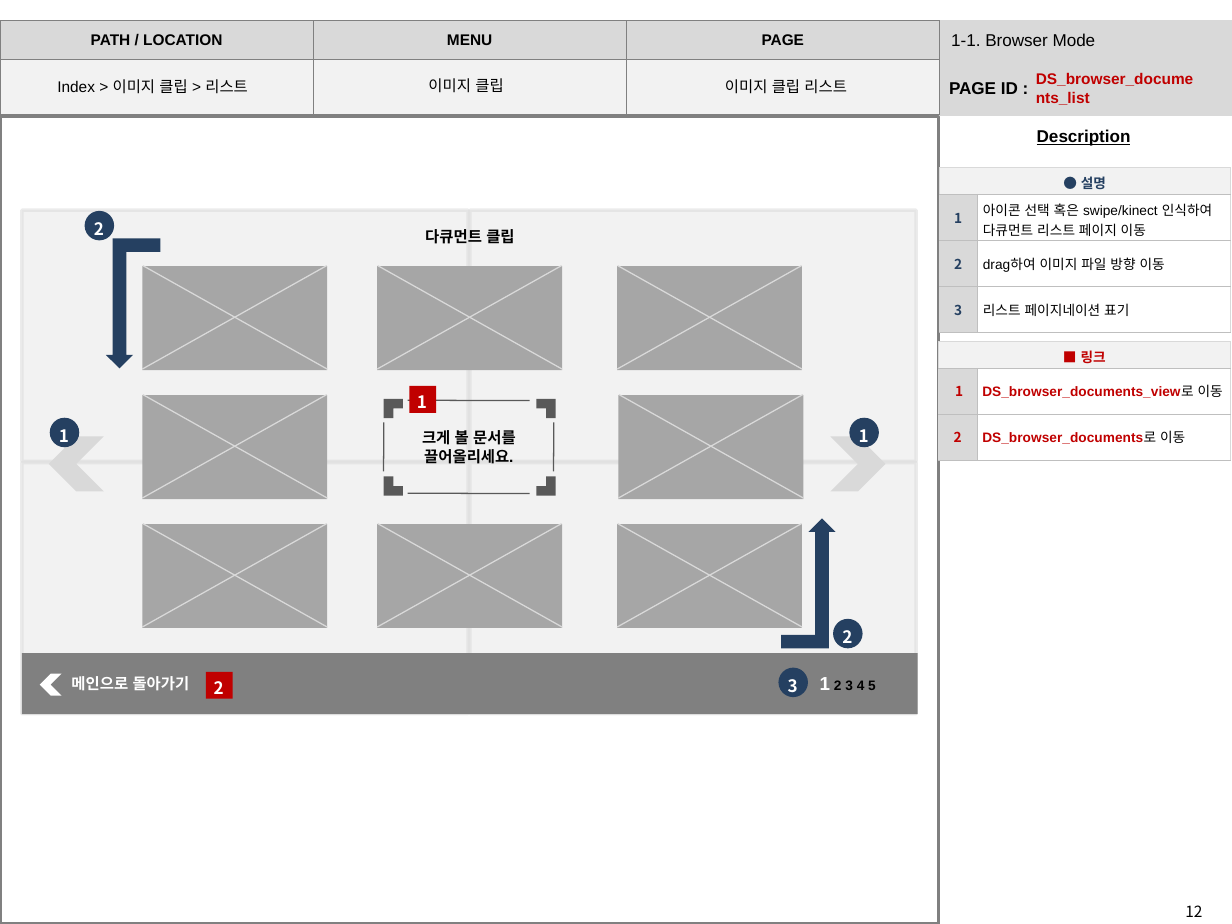
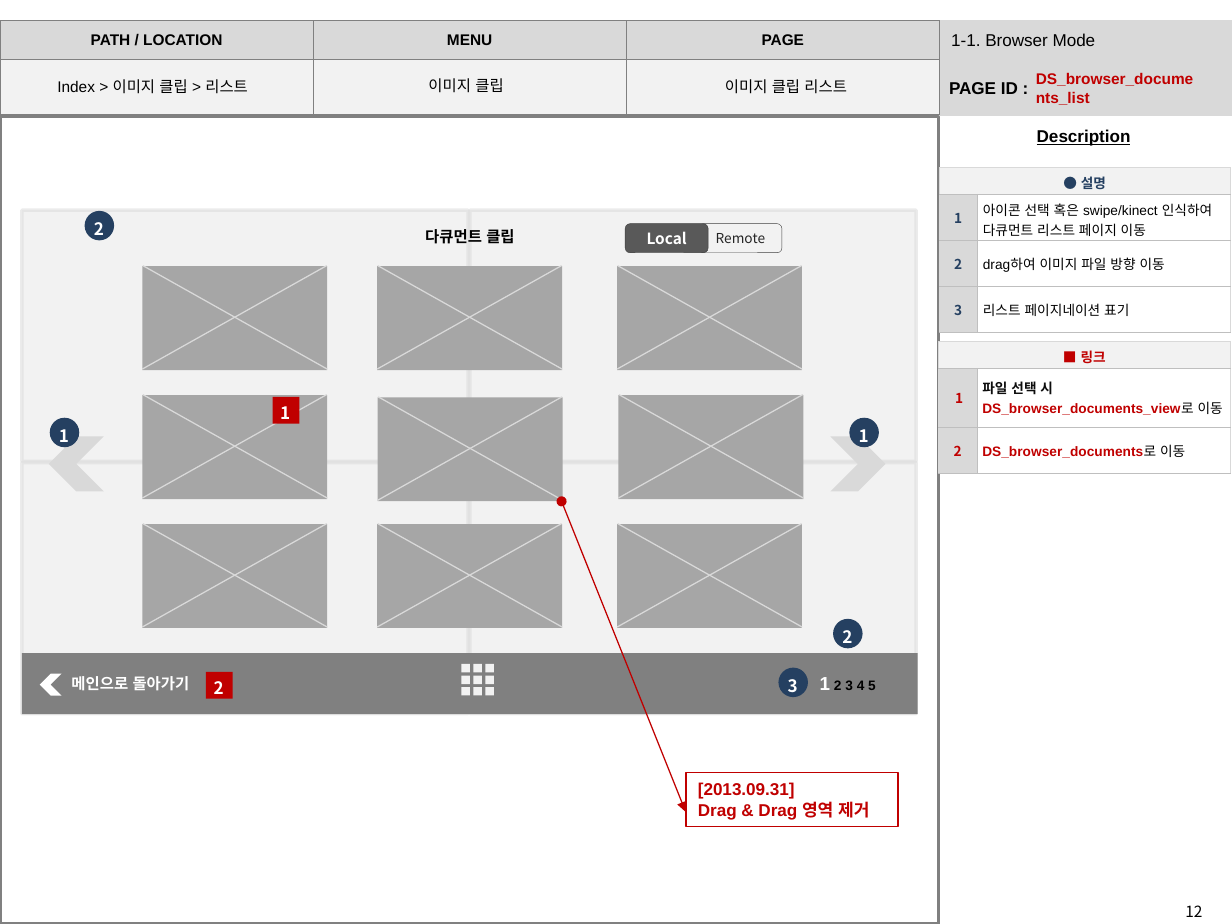
Before and after one commit to thinistyle/4KDS, a slide deck: slide 12 of SB_4KDS2차_client_v2.0.0_130902.pptx. Drawn at 1232x924 pixels with LibreOffice and Linux fonts; fonts in the diff are those of the drawing. Boxes give left, top, right and bottom in pixels: in the first picture for what was removed or moved away, otherwise in the second. Text is boxed around its words. In the diff, an @@ line names an element or a change of style, - is before the commit and + after.

Commit message:
ETRI 피드백 적용
Browser <-> Schedule 전환 메뉴 메인 노출
썸네일 이미지 무조건 랜덤3개
Remote Project / Local Project Load

```diff
--- a/SB_4KDS2차_client_v2.0.0_130902.pptx
+++ b/SB_4KDS2차_client_v2.0.0_130902.pptx
@@ bent up arrow removed at (106,238,160,368) @@
@@ rounded rectangle added at (626,224,708,254), fill #595959, outline #404040 0.25 pt, 9 pt, text #FFFFFF, bold @@
+Local
@@ rounded rectangle added at (699,224,781,254), fill #F2F2F2, outline #404040 0.25 pt, 8 pt, text #262626 @@
+Remote
@@ table at (939,341,1231,462) @@
-row 2, column 2: DS_browser_documents_view로 이동
+row 2, column 2: 파일 선택 시 / DS_browser_documents_view로 이동
@@ text "1": place and size @@
-text "1" at (417,395,427,414)
+text "1" at (280,406,290,425)
@@ rectangle: place and size @@
-rectangle at (409,386,436,413)
+rectangle at (272,397,299,424)
@@ rectangle added at (378,398,563,501), fill #A6A6A6 @@
@@ line added from (378, 397) to (563, 500), #D9D9D9 0.75 pt @@
@@ line added from (378, 500) to (562, 397), #D9D9D9 0.75 pt @@
@@ group removed at (383,399,556,496): 4 corners, 4 lines @@
@@ text removed at (422,428,516,464) @@
-크게 볼 문서를
-끌어올리세요.
@@ double arrow added from (562, 501) to (686, 812), #C00000 0.75 pt @@
@@ bent up arrow removed at (781,519,835,649) @@
@@ group added at (462,664,494,696): 9 rectangles @@
@@ rectangle added at (686,772,899,827), fill #FFFFFF, outline #C00000 1 pt, 10 pt, text #C00000, bold @@
+[2013.09.31]
+Drag & Drag 영역 제거
```
Also in this commit, not shown: 8 other slides changed.
